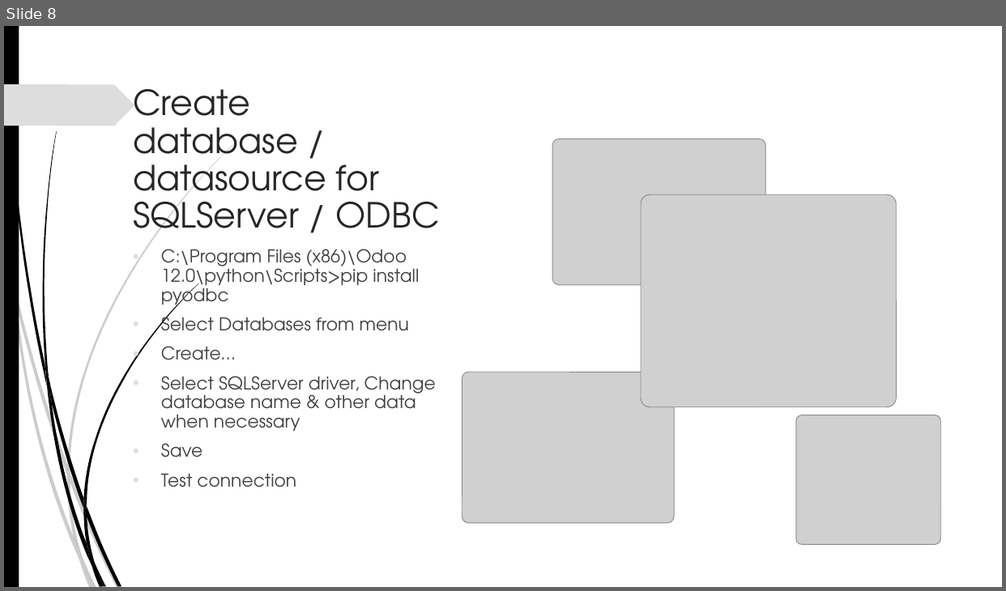
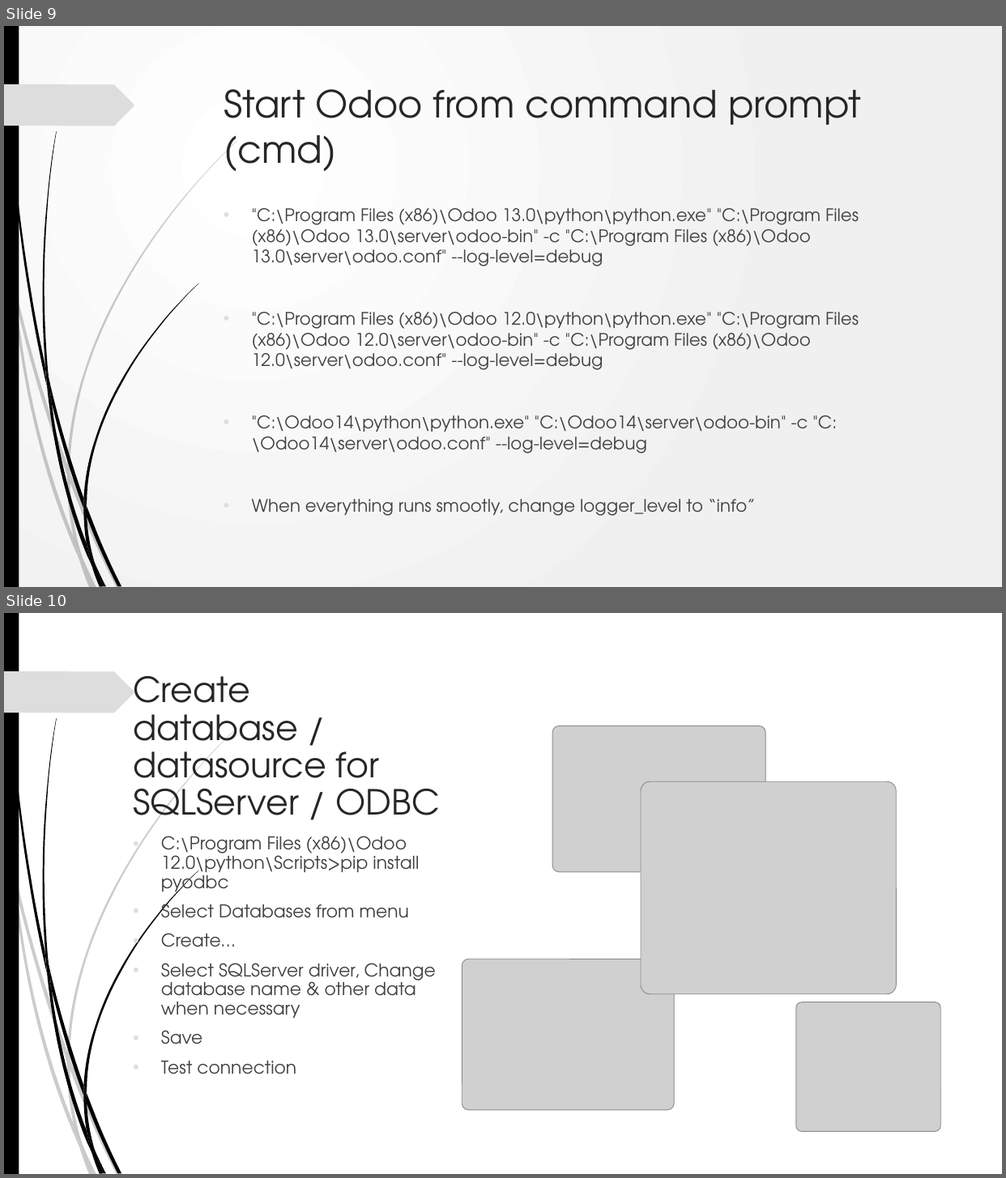
Before and after one commit to akarki58/rocker_app, a slide deck: rocker_app/docs/Rocker_install.pptx. Shown one above the other, each under a label of ours: slide 8 before the commit, slides 9 and 10 after it. The pictures are 1006x591 and 1006x1178 pixels, drawn with LibreOffice and Linux fonts; fonts in the diff are those of the drawing; grey boxes stand for pictures; background and template pictures are left out. Boxes give left, top, right and bottom in pixels: in the first picture for what was removed or moved away, otherwise in the second. Text is boxed around its words. In the diff, an @@ line names an element or a change of style, - is before the commit and + after.

```diff
--- a/rocker_app/docs/Rocker_install.pptx
+++ b/rocker_app/docs/Rocker_install.pptx
@@ slide 9 added at <box>4,26,1002,587</box>, background gradient #FFFFFF to #F1F1F1; not listed: 24 template elements that a slide beside it also shows @@
@@ title added at <box>224,89,861,171</box>, 36 pt, text #262626 @@
+Start Odoo from command prompt (cmd)
@@ text added at <box>252,208,859,516</box>, 16.6 pt, text #404040 @@
+• "C:\Program Files (x86)\Odoo 13.0\python\python.exe" "C:\Program Files (x86)\Odoo 13.0\server\odoo-bin" -c "C:\Program Files (x86)\Odoo 13.0\server\odoo.conf" --log-level=debug
+• "C:\Program Files (x86)\Odoo 12.0\python\python.exe" "C:\Program Files (x86)\Odoo 12.0\server\odoo-bin" -c "C:\Program Files (x86)\Odoo 12.0\server\odoo.conf" --log-level=debug
+• "C:\Odoo14\python\python.exe" "C:\Odoo14\server\odoo-bin" -c "C:\Odoo14\server\odoo.conf" --log-level=debug
+• When everything runs smootly, change logger_level to “info”
@@ what was slide 8 is now slide 10 @@
```
Also in this commit, not shown: 4 slides changed, 1 other slide added, 1 slide removed, 15 other files.
